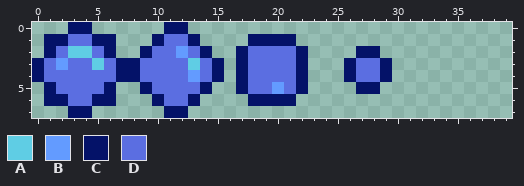
Edited in one commit: pixel-art sprite (godot/assets/bullet_decay.png). The picture above is the old version.
The file is 40x8 pixels.
Palette (. is transparent): A #5fcde4  B #639bff  C #041268  D #5b6ee1
Pixels before, first column x 0:
0 ...CC......CC.................
1 .CCDDCC...CDDC....CCCC........
2 .CDAADC..CDDBDC..CDDDDC....CC.
3 CDBDDADCCDDDDADC.CDDDDC...CDDC
4 CDDDDDDCCDDDDBDC.CDDDDC...CDDC
5 .CDDDDC..CDDDDC..CDDBDC....CC.
6 .CCDDCC...CDDC....CCCC........
7 ...CC......CC.................
New version:
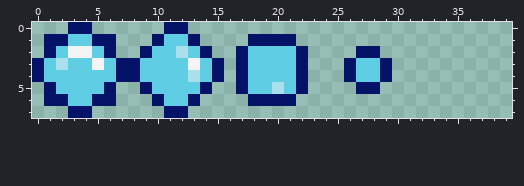
Author's note on the commit: Make bullets more visible
What changed:
Colour A changes from #5fcde4 to #f4f4f4.
Colour B changes from #639bff to #aae0ec.
Colour D changes from #5b6ee1 to #5fcde4.
Changed places in both pictures, as pixel boxes (x1, y1, x2, y2):
changed: (44, 34, 212, 106)
changed: (248, 46, 296, 94)
changed: (356, 58, 380, 82)
